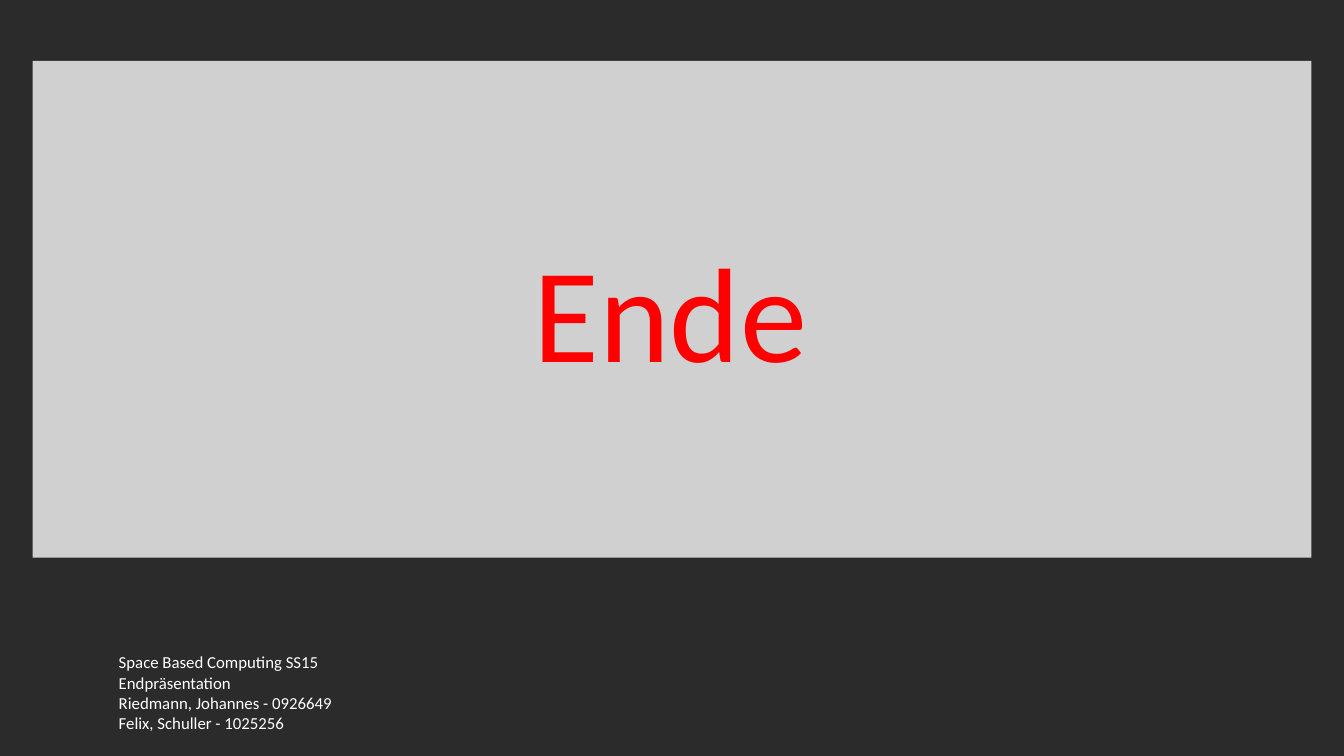
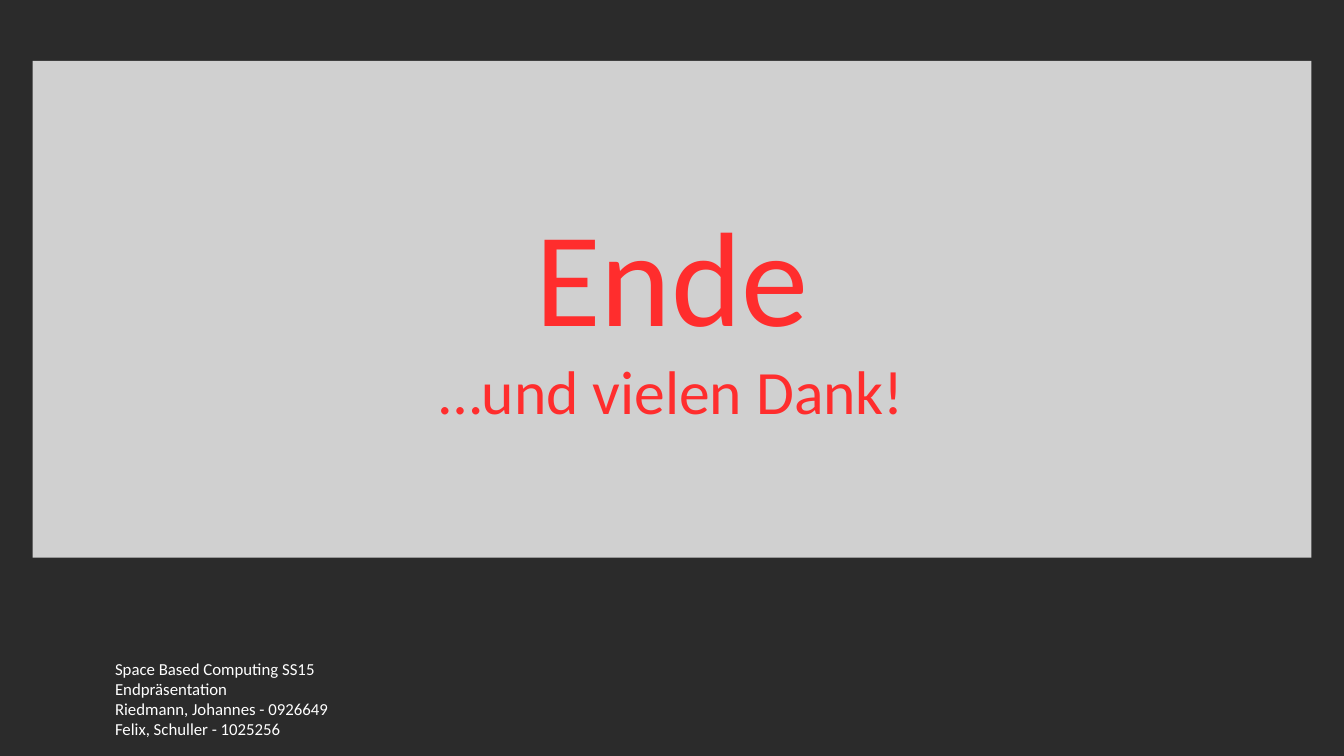
Before and after one commit to fexman/SpaceBasedSS15GsiLuetNit, a slide deck: slide 12 of presentation/presentation.pptx. Drawn at 1344x756 pixels with LibreOffice and Linux fonts; fonts in the diff are those of the drawing; grey boxes stand for pictures; background and template pictures are left out; a plain dark background stands for a picture behind light text. Boxes give left, top, right and bottom in pixels: in the first picture for what was removed or moved away, otherwise in the second. Text is boxed around its words. In the diff, an @@ line names an element or a change of style, - is before the commit and + after.

```diff
--- a/presentation/presentation.pptx
+++ b/presentation/presentation.pptx
@@ text "Ende": place and size @@
-text "Ende" at <box>533,268,807,363</box>
+text "Ende" at <box>439,232,904,415</box>
@@ text "Ende" at <box>439,232,904,415</box>: vertical alignment top to middle @@
@@ text at <box>535,232,809,327</box>: text colour #FF0000 to #FF2D2D in "Ende"; alignment left to centre @@
@@ text at <box>439,371,904,415</box>: paragraph added @@
+…und vielen Dank!
@@ text "Space Based Computing SS15": place and size @@
-text "Space Based Computing SS15" at <box>119,656,332,731</box>
+text "Space Based Computing SS15" at <box>115,663,328,737</box>
```
Also in this commit, not shown: 11 other slides changed.
